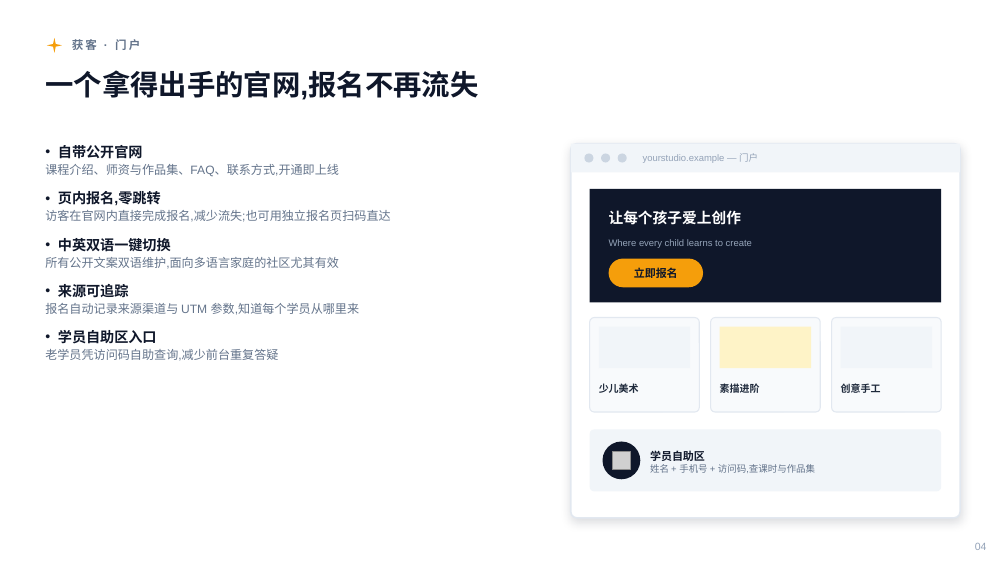
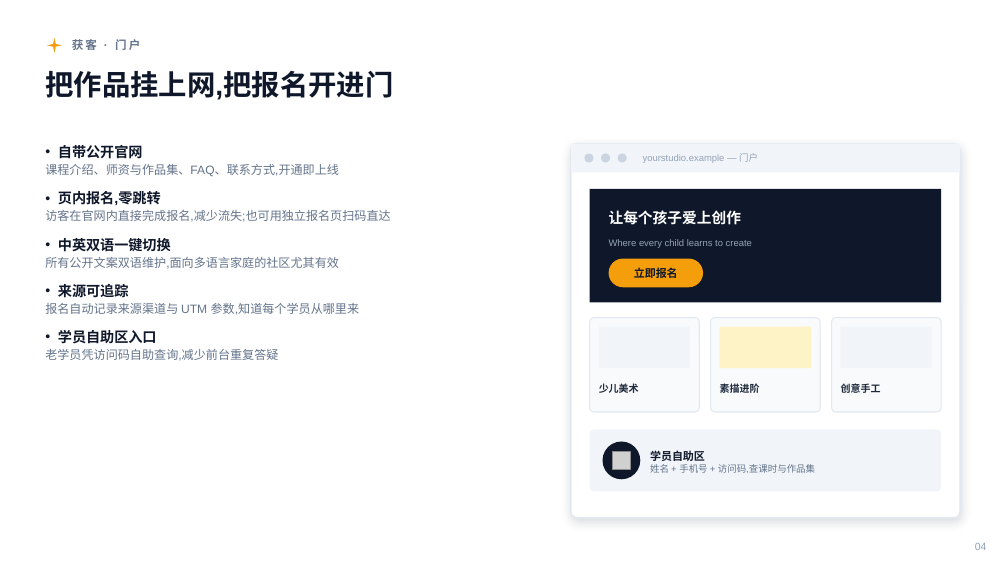
Before and after one commit to kenshinice-ai/studio-saas, a slide deck: slide 4 of docs/sales/PWE_StudioSaaS_销售介绍.pptx. Drawn at 1008x567 pixels with LibreOffice and Linux fonts; fonts in the diff are those of the drawing; grey boxes stand for pictures. Boxes give left, top, right and bottom in pixels: in the first picture for what was removed or moved away, otherwise in the second. Text is boxed around its words. In the diff, an @@ line names an element or a change of style, - is before the commit and + after.

```diff
--- a/docs/sales/PWE_StudioSaaS_销售介绍.pptx
+++ b/docs/sales/PWE_StudioSaaS_销售介绍.pptx
@@ text at (45,71,393,100): text changed @@
-一个拿得出手的官网,报名不再流失
+把作品挂上网,把报名开进门
```
Also in this commit, not shown: 12 other slides changed, 4 other files.
